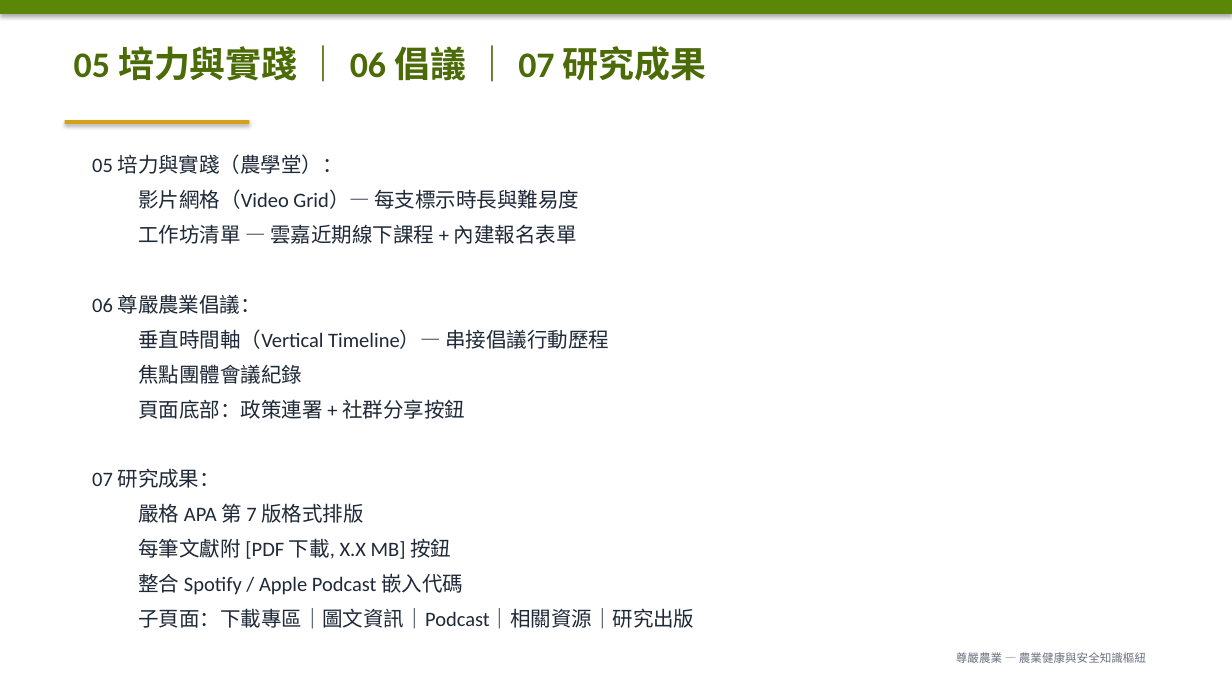
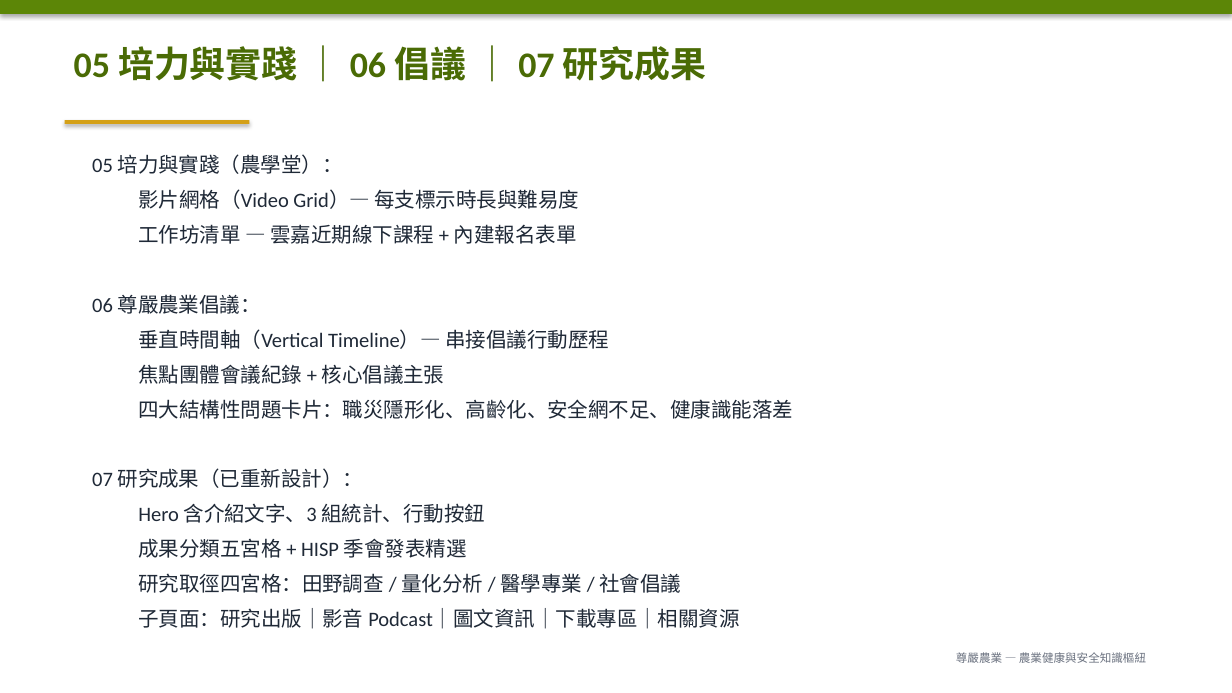
Before and after one commit to Boboegg/farmerwordpress, a slide deck: slide 12 of docs/website-architecture-presentation.pptx. Drawn at 1232x693 pixels with LibreOffice and Linux fonts; fonts in the diff are those of the drawing. Boxes give left, top, right and bottom in pixels: in the first picture for what was removed or moved away, otherwise in the second. Text is boxed around its words. In the diff, an @@ line names an element or a change of style, - is before the commit and + after.

```diff
--- a/docs/website-architecture-presentation.pptx
+++ b/docs/website-architecture-presentation.pptx
@@ text at bbox=[92, 364, 793, 629]: text changed @@
-  焦點團體會議紀錄
-  頁面底部：政策連署 + 社群分享按鈕
-07 研究成果：
-  嚴格 APA 第 7 版格式排版
-  每筆文獻附 [PDF 下載, X.X MB] 按鈕
-  整合 Spotify / Apple Podcast 嵌入代碼
-  子頁面：下載專區｜圖文資訊｜Podcast｜相關資源｜研究出版
+  焦點團體會議紀錄 + 核心倡議主張
+  四大結構性問題卡片：職災隱形化、高齡化、安全網不足、健康識能落差
+07 研究成果（已重新設計）：
+  Hero 含介紹文字、3 組統計、行動按鈕
+  成果分類五宮格 + HISP 季會發表精選
+  研究取徑四宮格：田野調查 / 量化分析 / 醫學專業 / 社會倡議
+  子頁面：研究出版｜影音 Podcast｜圖文資訊｜下載專區｜相關資源
```
Also in this commit, not shown: 3 other slides changed, 1 other file.
